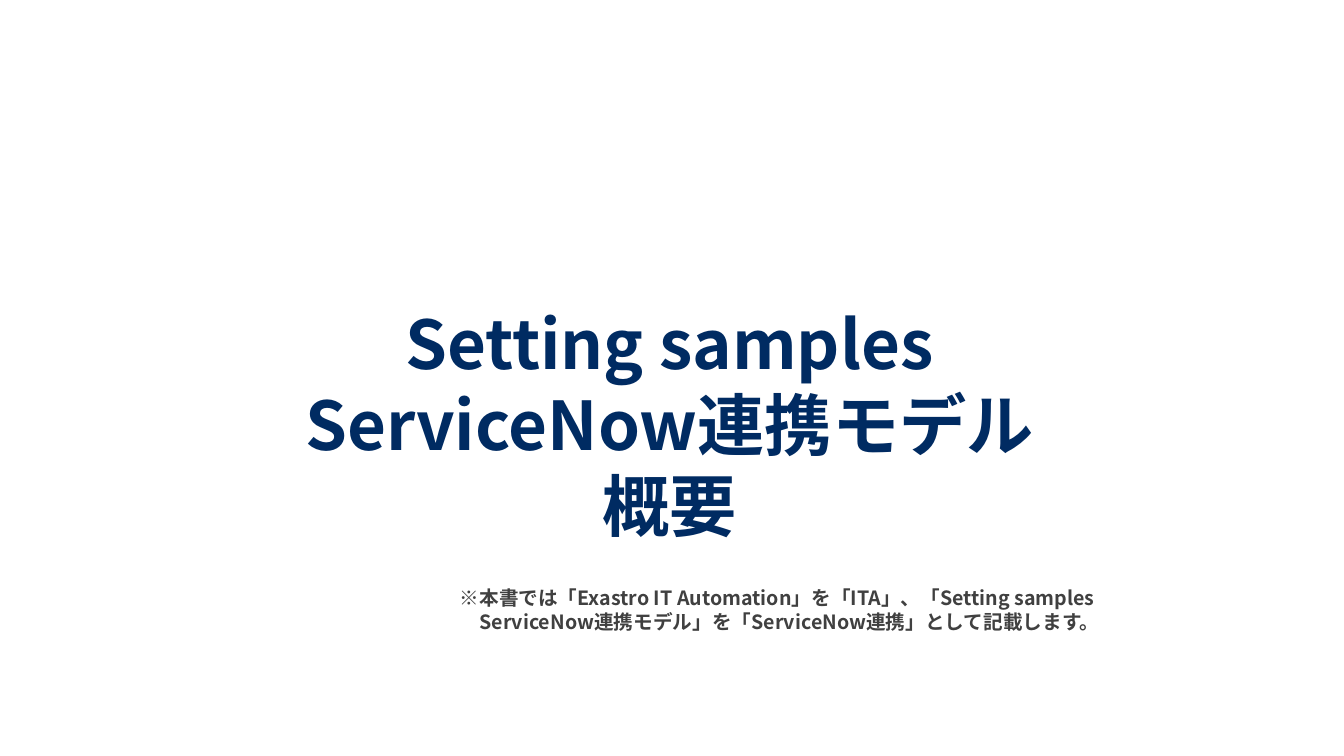
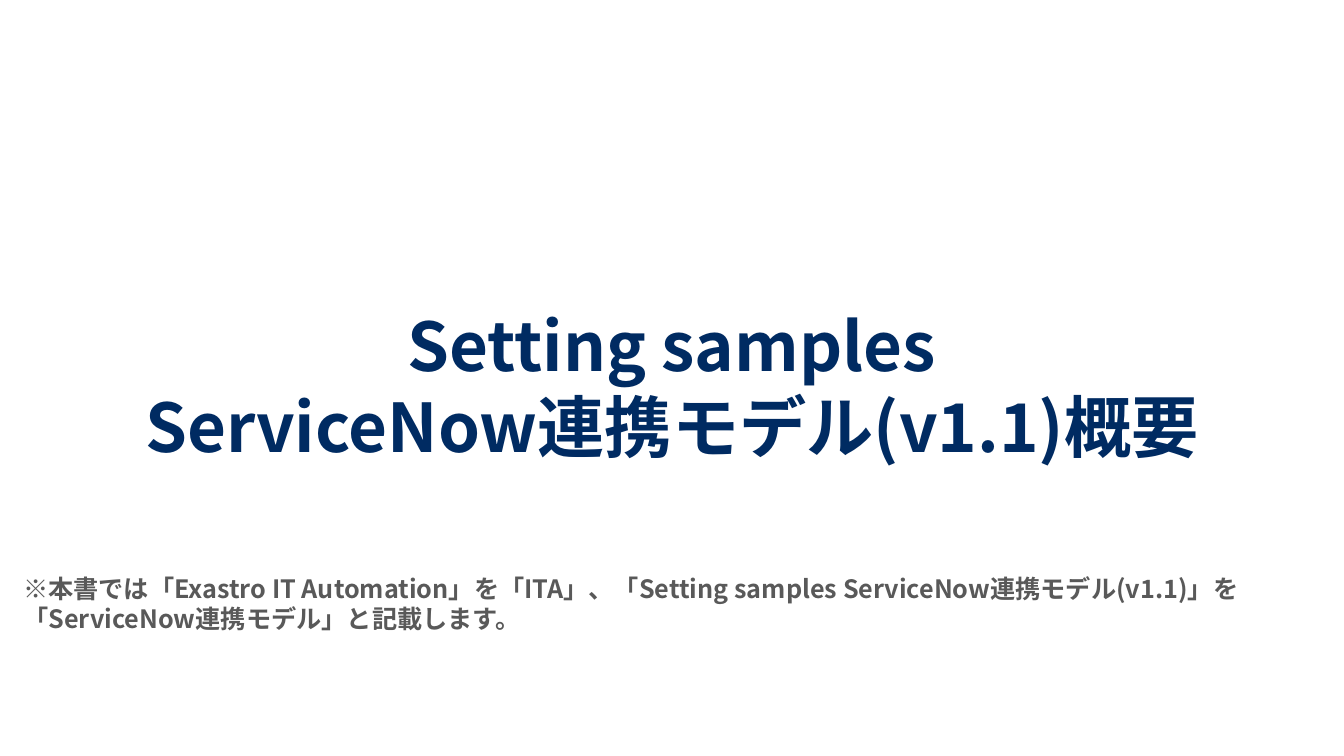
Before and after one commit to exastro-suite/SettingSamples-ServiceNow, a slide deck: slide 1 of docs/setting-samples-servicenow-overview_ja.pptx. Drawn at 1344x756 pixels with LibreOffice and Linux fonts; fonts in the diff are those of the drawing; background and template pictures are left out. Boxes give left, top, right and bottom in pixels: in the first picture for what was removed or moved away, otherwise in the second. Text is boxed around its words. In the diff, an @@ line names an element or a change of style, - is before the commit and + after.

```diff
--- a/docs/setting-samples-servicenow-overview_ja.pptx
+++ b/docs/setting-samples-servicenow-overview_ja.pptx
@@ text at (145,383,1199,466): text changed @@
-ServiceNow連携モデル
-概要
+ServiceNow連携モデル(v1.1)概要
@@ text at (23,576,1238,631): text changed; size 14 to 18 pt; text colour #404040 to #595959 @@
-※本書では「Exastro IT Automation」を「ITA」、「Setting samples
-ServiceNow連携モデル」を「ServiceNow連携」として記載します。
+※本書では「Exastro IT Automation」を「ITA」、「Setting samples ServiceNow連携モデル(v1.1)」を「ServiceNow連携モデル」と記載します。
```
Also in this commit, not shown: 9 other slides changed, 4 slides added, 7 slides removed, 1 other file.
